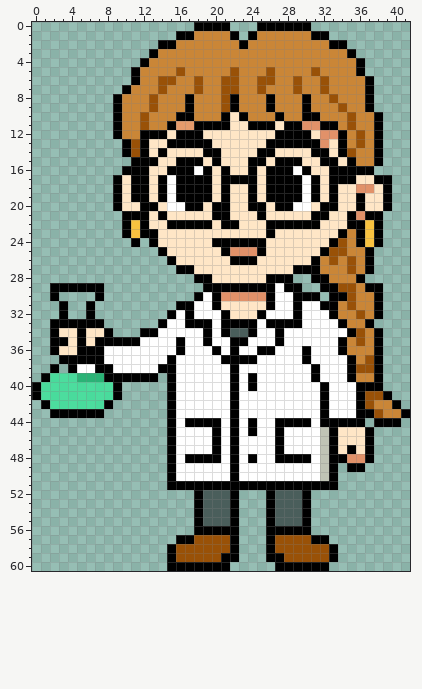
Pixel-art sprite: Assets/sprites/Player/front.png. The first picture shows the starting point.
The file is 42x61 pixels. Colours within 5 levels of each other are drawn and written as one.
New version:
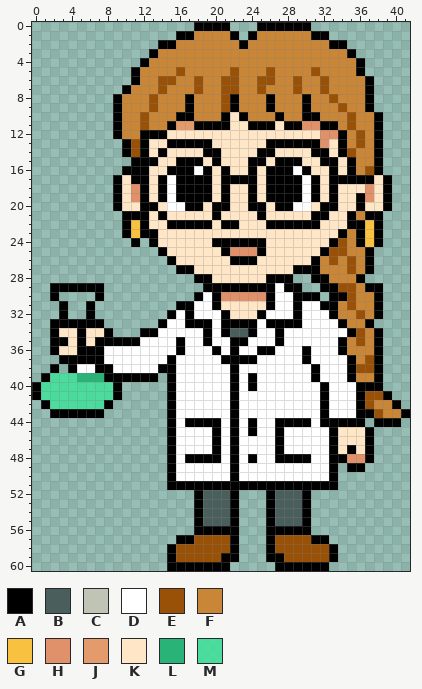
Palette (. is transparent): A #000000  B #4a5e5b  C #c0c4b5  D #ffffff  E #995107  F #ca8637  G #f8c240  H #e19169  J #e49b6c  K #ffe6c6  L #2ab376  M #37e698c7
Change:
y 12: x 16..18 AAA -> KKK; x 27..30 AAAA -> KKKK
y 16: x 34 A -> K; x 36..38 AA. -> FEA
y 17: x 36..38 KKA -> AAK
y 18: x 11 A -> H; x 36 H -> K
y 19: x 11 A -> H; x 37 K -> H
y 21: x 21 A -> K; x 36 H -> F
y 23: x 26 A -> K
y 45..50: x 32 C -> D
Boxes around the changes in both pictures, in picture pixels (x1, y1, x2, y2):
changed: (176, 130, 203, 139)
changed: (275, 130, 383, 220)
changed: (131, 184, 140, 202)
changed: (221, 211, 275, 238)
changed: (320, 427, 329, 481)
